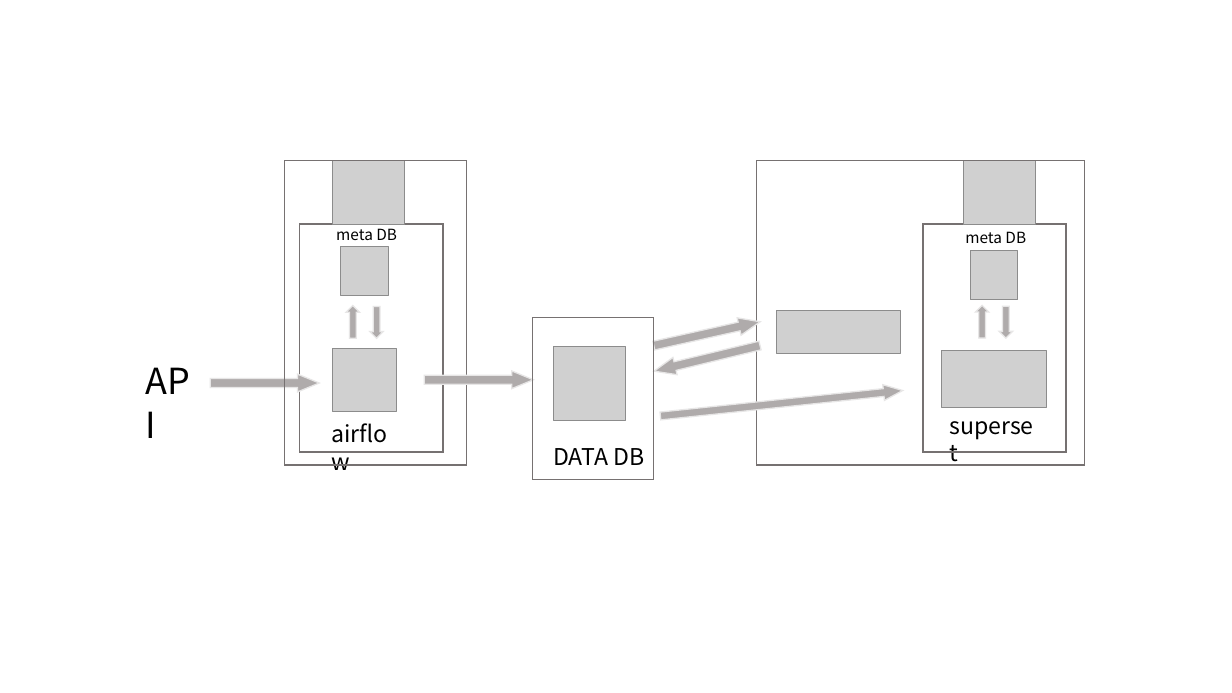
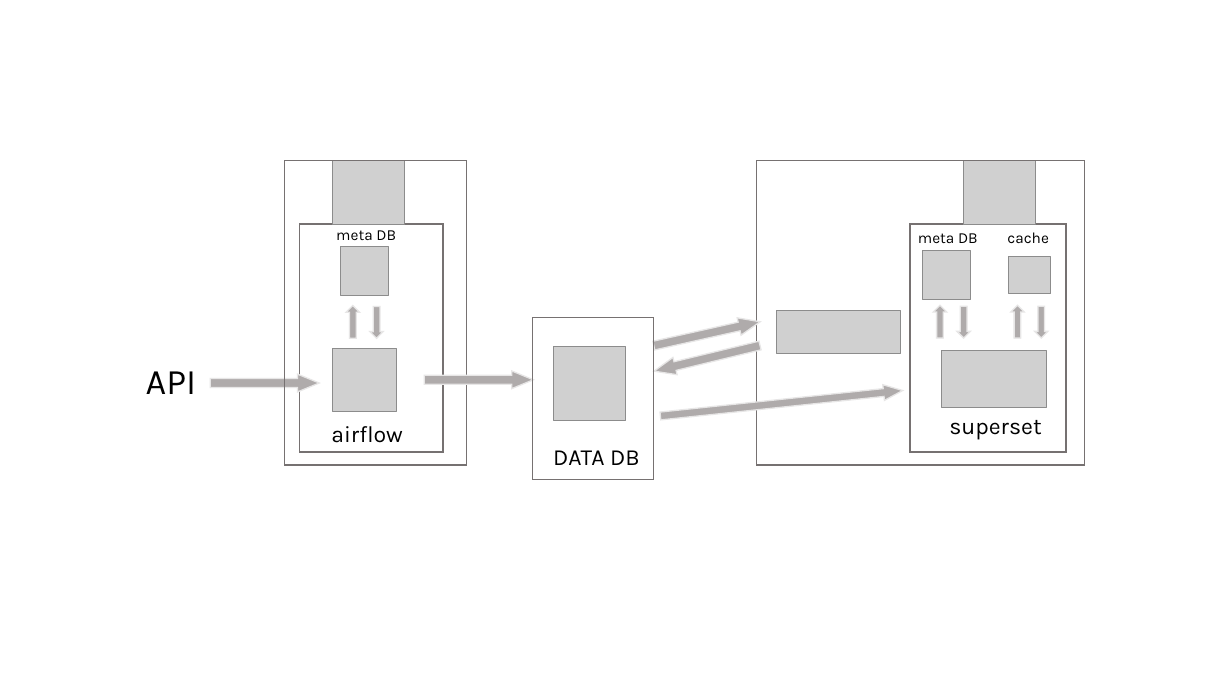
Before and after one commit to yahwang/seoulbike-data-platform, a slide deck: slide 1 of imgs/structure_template.pptx. Drawn at 1232x693 pixels with LibreOffice and Linux fonts; fonts in the diff are those of the drawing; grey boxes stand for pictures. Boxes give left, top, right and bottom in pixels: in the first picture for what was removed or moved away, otherwise in the second. Text is boxed around its words. In the diff, an @@ line names an element or a change of style, - is before the commit and + after.

```diff
--- a/imgs/structure_template.pptx
+++ b/imgs/structure_template.pptx
@@ font Noto Sans CJK KR to Karla in 6 elements at bbox=[336, 230, 396, 240], bbox=[553, 450, 640, 465], bbox=[146, 371, 197, 394], bbox=[949, 420, 1041, 439], bbox=[331, 426, 403, 443], bbox=[918, 233, 978, 243] @@
@@ text "meta DB": place and size @@
-text "meta DB" at bbox=[965, 231, 1026, 243]
+text "meta DB" at bbox=[918, 233, 978, 243]
@@ rectangle: place and size @@
-rectangle at bbox=[923, 224, 1067, 452]
+rectangle at bbox=[910, 224, 1067, 452]
@@ text added at bbox=[1007, 232, 1049, 243], 12 pt, text #000000 @@
+cache
@@ picture: place and size @@
-picture at bbox=[970, 250, 1019, 299]
+picture at bbox=[923, 250, 971, 299]
@@ picture added at bbox=[1009, 257, 1052, 294] @@
@@ right arrow: place and size @@
-right arrow at bbox=[976, 305, 989, 338]
+right arrow at bbox=[934, 305, 947, 338]
@@ right arrow: place and size @@
-right arrow at bbox=[999, 306, 1012, 337]
+right arrow at bbox=[958, 306, 970, 337]
@@ right arrow added at bbox=[1011, 305, 1024, 338], fill #AFABAB, outline #E7E6E6 1 pt @@
@@ right arrow added at bbox=[1035, 306, 1048, 337], fill #AFABAB, outline #E7E6E6 1 pt @@
```
Also in this commit, not shown: 1 other file.
